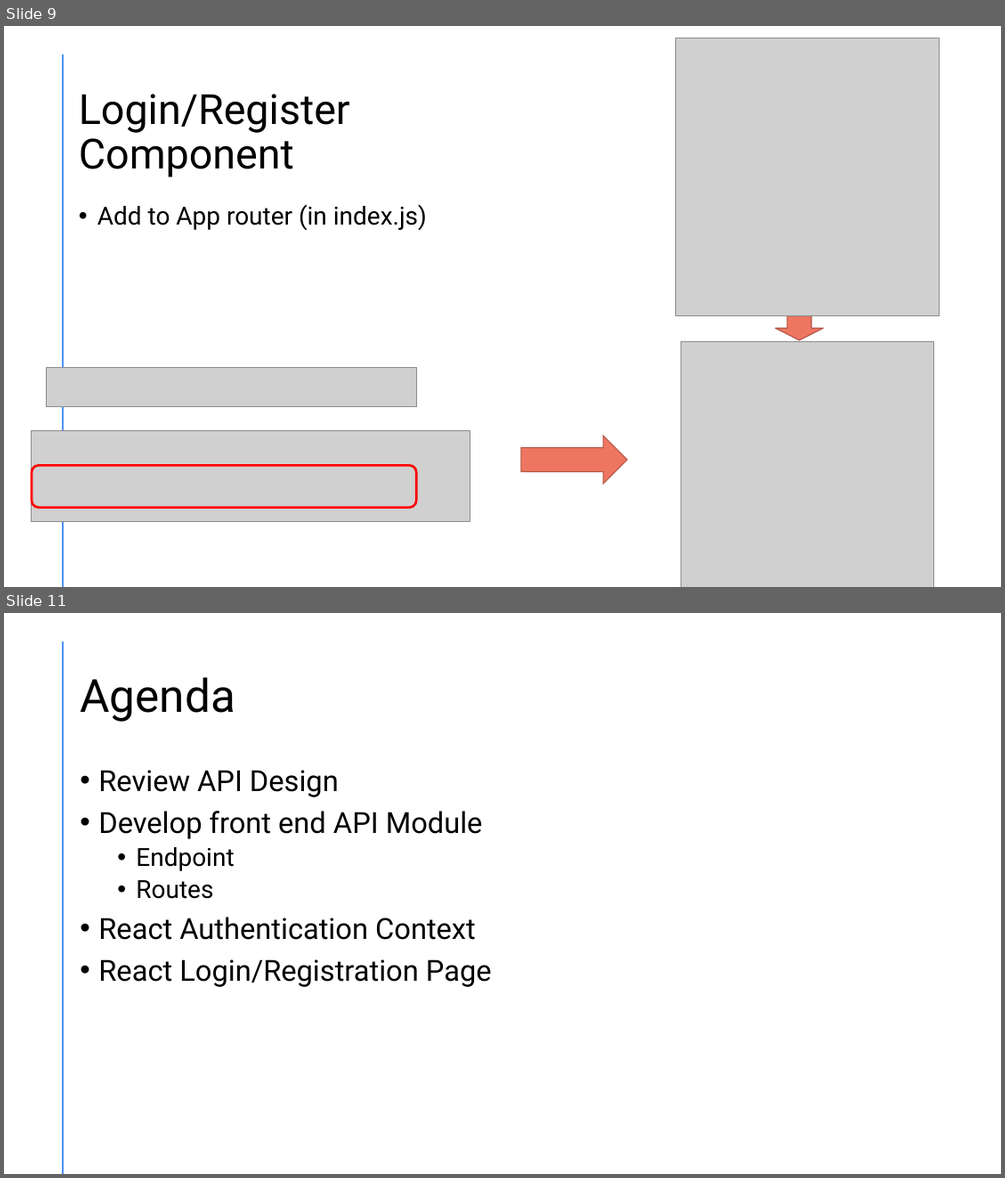
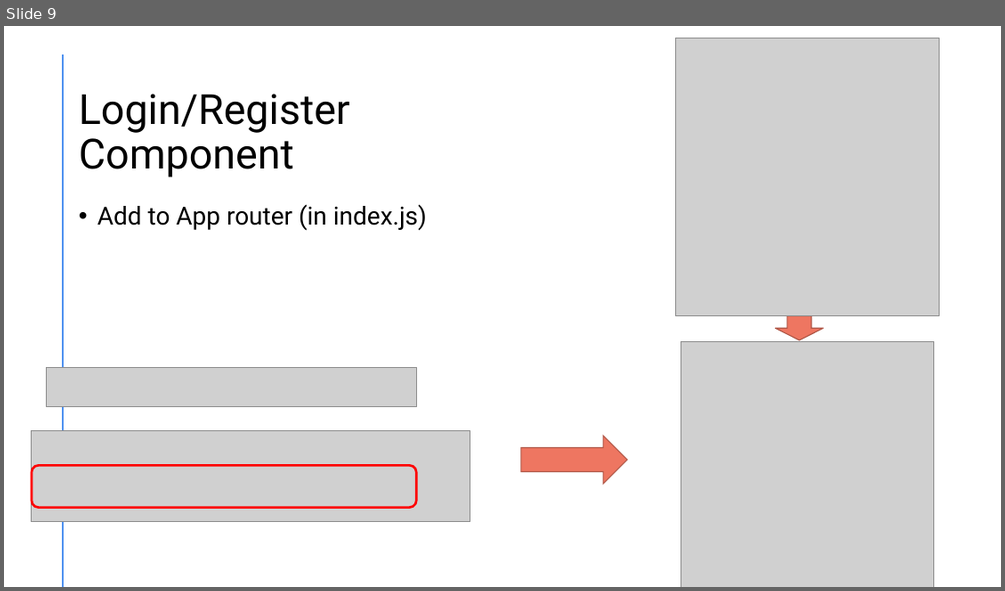
Before and after one commit to diarmuidoconnor/wad2, a slide deck: topic11/talk-01/react integration.pptx. Shown one above the other, each under a label of ours: slides 9 and 11 before the commit, slide 9 after it; the slides between them are not shown. The pictures are 1005x1178 and 1005x591 pixels, drawn with LibreOffice and Linux fonts; fonts in the diff are those of the drawing; grey boxes stand for pictures. Boxes give left, top, right and bottom in pixels: in the first picture for what was removed or moved away, otherwise in the second. Text is boxed around its words. In the diff, an @@ line names an element or a change of style, - is before the commit and + after.

```diff
--- a/topic11/talk-01/react integration.pptx
+++ b/topic11/talk-01/react integration.pptx
@@ slide 11 removed at bbox=[4, 613, 1001, 1174], background #FFFFFF; not listed: 1 template element that a slide beside it also shows @@
@@ title removed at bbox=[80, 677, 235, 722] @@
-Agenda
@@ text removed at bbox=[98, 770, 492, 987] @@
-• Review API Design
-• Develop front end API Module
-  • Endpoint
-  • Routes
-• React Authentication Context
-• React Login/Registration Page
```
Also in this commit, not shown: 5 other slides removed, 5 other files.
